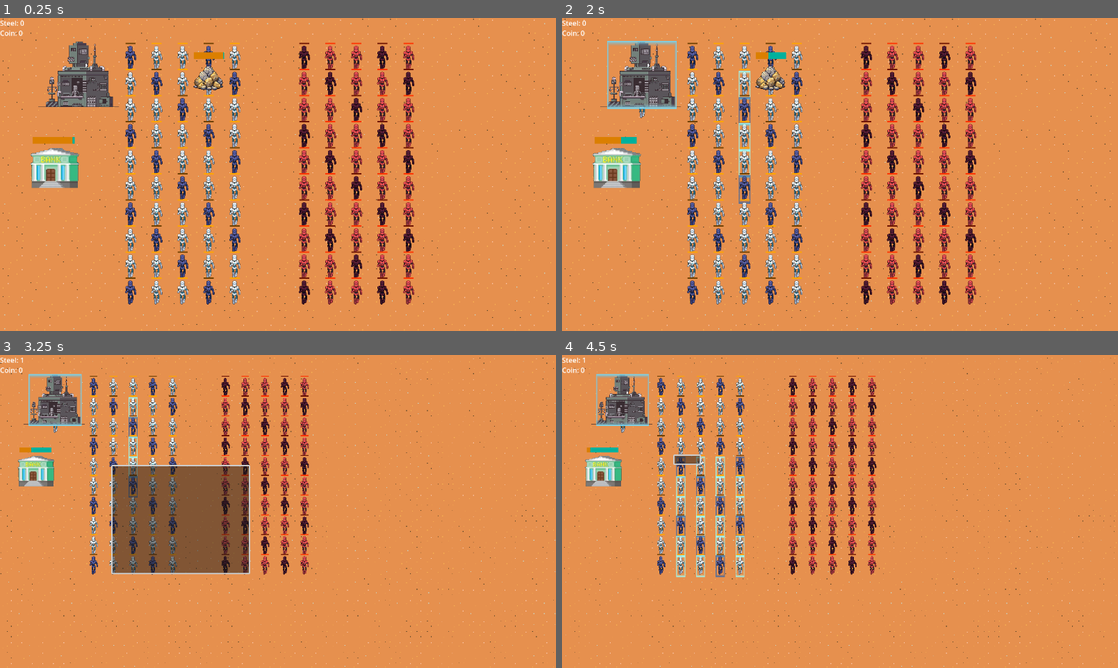
Above: before the commit, frames 1-4 (two rows, left to right).
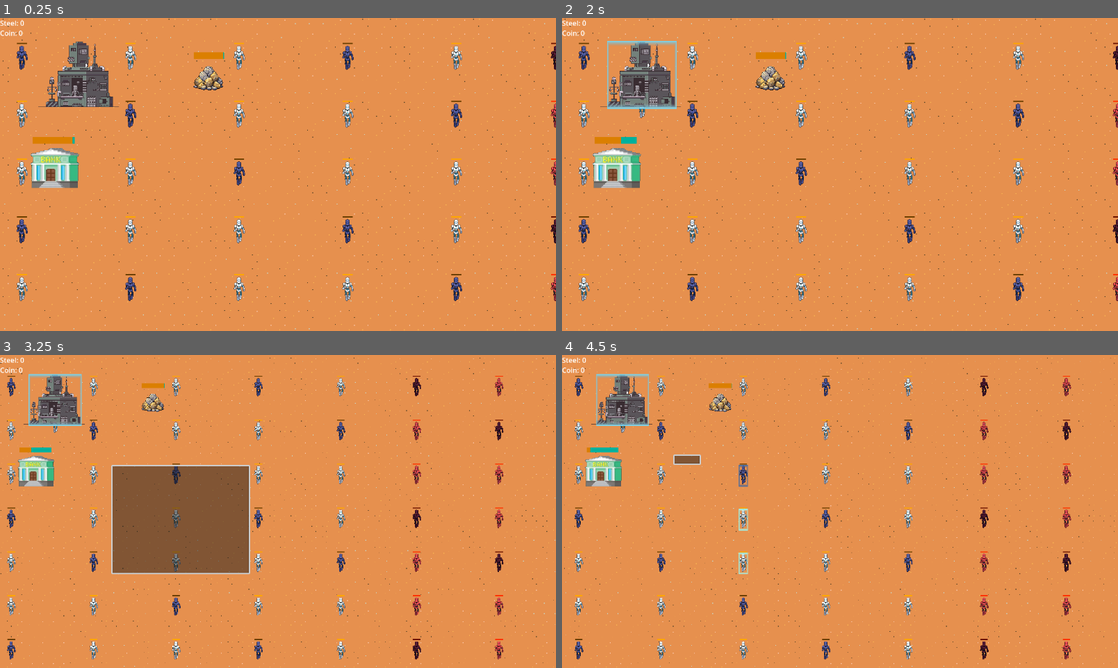
Above: after the commit, the same moments.

Repository: miicchhii/fhtw-sepj
Game: Godot game, scene res://scenes/world/world.tscn
Two runs of this game, one before a commit and one after it. Both use one fixed random seed, a clock stepped at 60 frames per second and the inputs below.
Inputs (mouse positions are in pixels of both pictures, inside the frame that each line leads up to):
- Up to frame 1 (0.25 s): no input
- Up to frame 2 (2 s): tap Enter at 0.5 s; drag from (639, 74) to (773, 80) at 0.52 s; tap Space at 1.25 s; drag from (728, 190) to (773, 80) at 1.27 s
- Up to frame 3 (3.25 s): move the mouse to (333, 442) at 2.02 s; hold Right (ui_right) 2.03-2.75 s; tap Mouse wheel down (WheelDown) at 2.1 s; drag from (250, 574) to (111, 464) at 2.77 s
- Up to frame 4 (4.5 s): move the mouse to (1006, 558) at 3.52 s; hold Left (ui_left) 3.53-4.25 s; hold 2 (policy_chase) 3.53-4.25 s; tap Enter at 4.25 s; drag from (673, 464) to (756, 433) at 4.27 s

The runs differ from the first frame. In frame 1, 12% of the frame differs, in the area x 3-100%, y 7-92%; in frame 2, 12%; in frame 3, 8.1%; in frame 4, 9.0%.

Commit message:
fixed parameters

Diff:
--- a/game/scripts/core/Game.gd
+++ b/game/scripts/core/Game.gd
@@ -15,8 +15,8 @@
 var ai_tick_interval: int = 15  # Run AI logic every 15 physics ticks (~4 AI steps/second)
 
 # Map dimensions
-var map_w: int = 1280  # Map width in pixels
-var map_h: int = 720   # Map height in pixels
+var map_w: int = 1280*2  # Map width in pixels
+var map_h: int = 720*2   # Map height in pixels
 
 # Episode management
 var episode_ended: bool = false  # True when episode terminates
@@ -63,17 +63,29 @@
 
 	Units are spawned in a 5-column grid formation with 60-pixel spacing.
 	"""
+
+	var spawnbox_start_x_1 = 50
+	var spawnbox_start_y_1 = 100
+
+	var spawnbox_start_x_2 = map_w/2
+	var spawnbox_start_y_2 = 100
+
+	var spawn_spacing_x = 250
+	var spawn_spacing_y = 133
+
 	# Determine spawn positions based on swap_spawn_sides
-	var ally_x = 300 if not swap_spawn_sides else 700
-	var enemy_x = 700 if not swap_spawn_sides else 300
+	var ally_x = spawnbox_start_x_1 if not swap_spawn_sides else spawnbox_start_x_2
+	var ally_y = spawnbox_start_y_1 if not swap_spawn_sides else spawnbox_start_y_2
+	var enemy_x = spawnbox_start_x_2 if not swap_spawn_sides else spawnbox_start_x_1
+	var enemy_y = spawnbox_start_y_2 if not swap_spawn_sides else spawnbox_start_y_1
 
 	var spawn_side_label = "normal" if not swap_spawn_sides else "SWAPPED"
-	print("Spawning units (", spawn_side_label, "): allies at x=", ally_x, ", enemies at x=", enemy_x)
+	print("Spawning units (", spawn_side_label, "): allies at (", ally_x, ", ", ally_y, "), enemies at (", enemy_x, ", ", enemy_y, ")")
 
 	# Create ally units with sequential IDs (mix of infantry and snipers)
 	print("Creating ally units...")
 	for i in range(num_ally_units_start):
-		var pos = Vector2(ally_x + (i % 5) * 60, 100 + (i / 5) * 60)
+		var pos = Vector2(ally_x + (i % 5) * spawn_spacing_x, ally_y + (i / 5) * spawn_spacing_y)
 		# Spawn snipers for every 3rd unit (roughly 1/3 snipers, 2/3 infantry)
 		var unit_type = Global.UnitType.SNIPER if i % 3 == 0 else Global.UnitType.INFANTRY
 		Global.spawnUnit(pos, false, unit_type)
@@ -81,7 +93,7 @@
 	# Create enemy units with sequential IDs (mix of infantry and snipers)
 	print("Creating enemy units...")
 	for i in range(num_enemy_units_start):
-		var pos = Vector2(enemy_x + (i % 5) * 60, 100 + (i / 5) * 60)
+		var pos = Vector2(enemy_x + (i % 5) * spawn_spacing_x, enemy_y + (i / 5) * spawn_spacing_y)
 		# Spawn snipers for every 3rd unit (roughly 1/3 snipers, 2/3 infantry)
 		var unit_type = Global.UnitType.SNIPER if i % 3 == 0 else Global.UnitType.INFANTRY
 		Global.spawnUnit(pos, true, unit_type)
@@ -175,7 +187,7 @@
 				var d: float = u.global_position.distance_to(center)
 				var max_dist: float = 640.0
 				var normalized_dist: float = clamp(d / max_dist, 0.0, 1.0)
-				var position_reward = 1 * (1.0 - normalized_dist*2)  # Small reward: +1 at center, -1 at edges
+				var position_reward = 0.1 * (1.0 - normalized_dist*2)  # Small reward: +1 at center, -1 at edges
 				reward += position_reward
 
 				# Small baseline reward for staying alive
@@ -205,14 +217,15 @@
 	"""
 	Build observation dictionary for all units to send to Python training.
 
-	Observation structure (89 dimensions per unit):
+	Observation structure (92 dimensions per unit):
 	- Unit metadata: id, policy_id, type_id, hp, max_hp, position, faction
 	- Battle stats: attack_range, attack_damage, attack_cooldown, remaining_cooldown, speed
 	- Closest 10 allies: direction (2D), distance, hp_ratio (4 values × 10 = 40 dimensions)
 	- Closest 10 enemies: direction (2D), distance, hp_ratio (4 values × 10 = 40 dimensions)
+	- Points of interest: direction (2D), distance (3 values × 1 POI = 3 dimensions)
 
 	The observation is sent to godot_multi_env.py which converts it to the RLlib format
-	(89-dimensional Box space normalized to [-1, 1]).
+	(92-dimensional Box space normalized to [-1, 1]).
 
 	Returns:
 		Dictionary with keys:
@@ -224,10 +237,43 @@
 	var all_units = get_tree().get_nodes_in_group("units")
 	var arr: Array = []
 
+	# Define points of interest (POIs) for units to navigate toward
+	var points_of_interest = [
+		Vector2(map_w * 0.5, map_h * 0.5),  # Map center (reward zone)
+	]
+
 	for u: RTSUnit in all_units:
 		# Get closest allies and enemies (10 each for spatial awareness)
 		var closest_allies = _get_closest_units(u, all_units, false, 10)  # 10 closest allies
 		var closest_enemies = _get_closest_units(u, all_units, true, 10)   # 10 closest enemies
+
+		# Get POI data (direction + distance for each POI)
+		var poi_data = _get_poi_data(u, points_of_interest)
+
+		# Update unit's POI positions for debug visualization
+		u.set_poi_positions(points_of_interest)
+
+		# Extract positions from closest allies/enemies for visualization
+		var ally_positions: Array = []
+		for ally_data in closest_allies:
+			# Reconstruct position from direction and distance
+			var direction = Vector2(ally_data["direction"][0], ally_data["direction"][1])
+			var distance = ally_data["distance"]
+			if direction != Vector2.ZERO and distance > 0:
+				var ally_pos = u.global_position + direction * distance
+				ally_positions.append(ally_pos)
+
+		var enemy_positions: Array = []
+		for enemy_data in closest_enemies:
+			# Reconstruct position from direction and distance
+			var direction = Vector2(enemy_data["direction"][0], enemy_data["direction"][1])
+			var distance = enemy_data["distance"]
+			if direction != Vector2.ZERO and distance > 0:
+				var enemy_pos = u.global_position + direction * distance
+				enemy_positions.append(enemy_pos)
+
+		# Update unit's closest units positions for debug visualization
+		u.set_closest_units_positions(ally_positions, enemy_positions)
 
 		arr.append({
 			"id": u.unit_id,
@@ -244,7 +290,8 @@
 			"attack_cooldown_remaining": u._atk_cd,
 			"speed": u.Speed,
 			"closest_allies": closest_allies,
-			"closest_enemies": closest_enemies
+			"closest_enemies": closest_enemies,
+			"points_of_interest": poi_data
 		})
 	return {
 		"ai_step": ai_step,  # Send AI step instead of physics tick
@@ -319,6 +366,39 @@
 			"direction": [0.0, 0.0],
 			"distance": 0.0,
 			"hp_ratio": 0.0
+		})
+
+	return result
+
+func _get_poi_data(source_unit: RTSUnit, pois: Array) -> Array:
+	"""
+	Get directional vectors and distances to points of interest.
+
+	Similar to _get_closest_units, but for static map locations like:
+	- Map center (reward zone)
+	- Control points
+	- Resource locations
+	- Strategic positions
+
+	Args:
+		source_unit: The unit for which we're calculating POI data
+		pois: Array of Vector2 positions representing points of interest
+
+	Returns:
+		Array of dictionaries (one per POI):
+		- direction: [x, y] normalized direction vector from source to POI
+		- distance: Euclidean distance in pixels
+	"""
+	var result: Array = []
+
+	for poi_pos in pois:
+		# Calculate distance and direction to this POI
+		var distance = source_unit.global_position.distance_to(poi_pos)
+		var direction = (poi_pos - source_unit.global_position).normalized()
+
+		result.append({
+			"direction": [direction.x, direction.y],
+			"distance": distance
 		})
 
 	return result
--- a/game/scripts/units/RTSUnit.gd
+++ b/game/scripts/units/RTSUnit.gd
@@ -46,6 +46,11 @@
 
 var target: Vector2
 
+# POI visualization
+var poi_positions: Array = []  # Store POI positions for drawing debug lines
+var closest_allies_positions: Array = []  # Store closest ally positions
+var closest_enemies_positions: Array = []  # Store closest enemy positions
+
 # Combat tracking for RL reward calculation
 # These stats are reset each AI step and used to compute rewards in Game.gd
 var damage_dealt_this_step: int = 0      # Damage dealt to enemies this step
@@ -102,7 +107,7 @@
 		var unit_num = unit_num_str.to_int()
 		if unit_num <= 50:
 			policy_id = "policy_LT50"      # Trainable general policy
-		elif unit_num < 76:
+		elif unit_num <= 75:
 			policy_id = "policy_GT50"      # Frozen baseline (for comparison)
 		else:
 			policy_id = "policy_frontline"  # Trainable frontline specialist
@@ -135,6 +140,46 @@
 func set_selected(value):
 	selected = value
 	box.visible = value
+	queue_redraw()  # Redraw when selection changes
+
+func set_poi_positions(pois: Array):
+	"""Update POI positions for debug visualization"""
+	poi_positions = pois
+	if selected:
+		queue_redraw()  # Redraw if selected
+
+func set_closest_units_positions(allies: Array, enemies: Array):
+	"""Update closest ally/enemy positions for debug visualization"""
+	closest_allies_positions = allies
+	closest_enemies_positions = enemies
+	if selected:
+		queue_redraw()  # Redraw if selected
+
+func _draw():
+	"""Draw debug lines to POIs, allies, and enemies when unit is selected"""
+	if not selected or is_enemy:  # Only draw for selected ally units
+		return
+
+	# Always draw lines to POIs (yellow)
+	for poi in poi_positions:
+		var local_poi = poi - global_position
+		draw_line(Vector2.ZERO, local_poi, Color.YELLOW, 2.0)
+
+	# Check if this is the only selected unit
+	var selected_allies = get_tree().get_nodes_in_group("ally").filter(func(u): return u.selected)
+	var is_only_selected = selected_allies.size() == 1
+
+	# Only draw ally/enemy lines if this is the only selected unit
+	if is_only_selected:
+		# Draw lines to closest allies (blue)
+		for ally_pos in closest_allies_positions:
+			var local_ally = ally_pos - global_position
+			draw_line(Vector2.ZERO, local_ally, Color.BLUE, 1.5)
+
+		# Draw lines to closest enemies (red)
+		for enemy_pos in closest_enemies_positions:
+			var local_enemy = enemy_pos - global_position
+			draw_line(Vector2.ZERO, local_enemy, Color.RED, 1.5)
 
 func _input(event):
 	if is_enemy:
Not shown, added: OBSERVATION_ACTION_SPACES.md
Not shown, removed: ai/add_policy_frontline.py
Not shown, changed: ai/godot_multi_env.py
Not shown, changed: ai/train_rllib_ppo_simple.py
